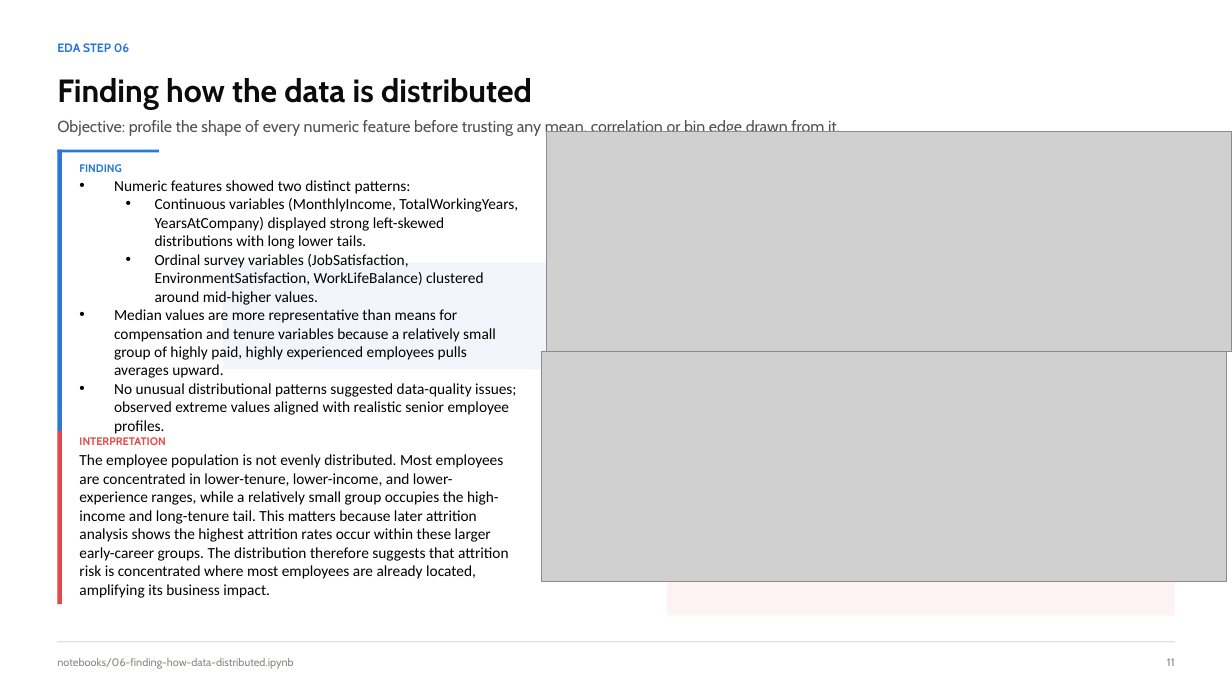
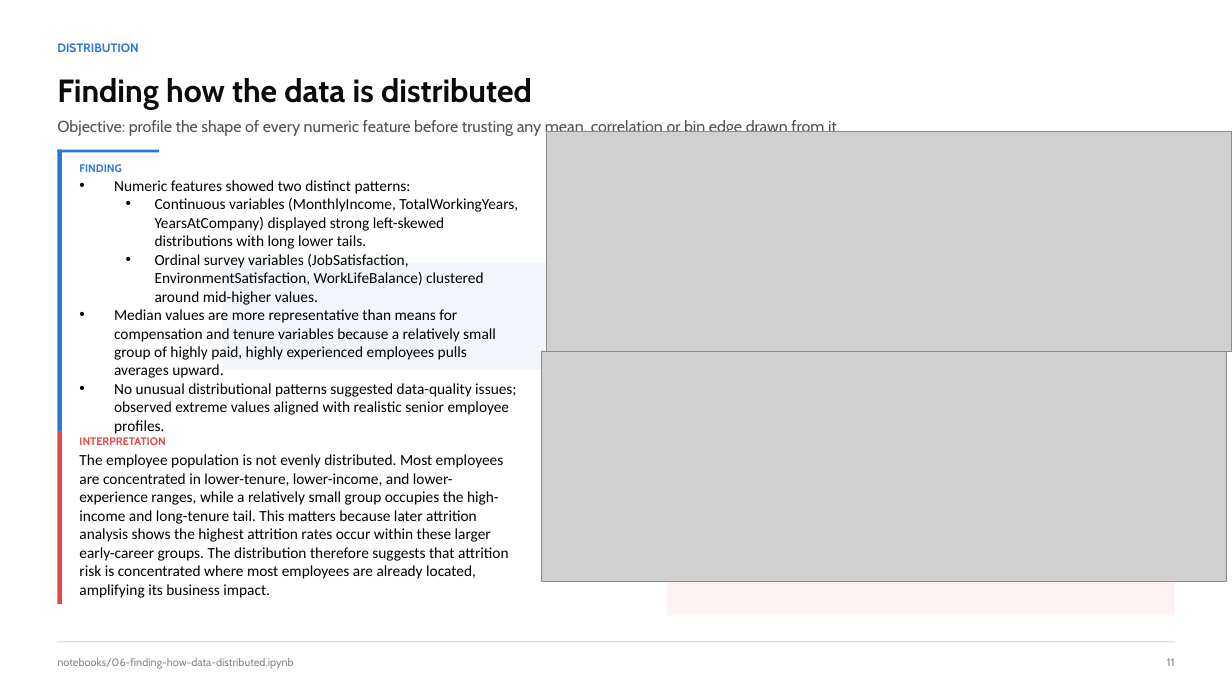
Before and after one commit to NPower-JDA-Cohort-2026/ibm-analytics-attrition-eda, a slide deck: slide 11 of presentation/IBM_Attrition_EDA_Team_Presentation.pptx (slide 12 before the commit). Drawn at 1232x693 pixels with LibreOffice and Linux fonts; fonts in the diff are those of the drawing; grey boxes stand for pictures. Boxes give left, top, right and bottom in pixels: in the first picture for what was removed or moved away, otherwise in the second. Text is boxed around its words. In the diff, an @@ line names an element or a change of style, - is before the commit and + after.

```diff
--- a/presentation/IBM_Attrition_EDA_Team_Presentation.pptx
+++ b/presentation/IBM_Attrition_EDA_Team_Presentation.pptx
@@ text removed at bbox=[57, 43, 129, 52] @@
-EDA STEP 06
@@ text added at bbox=[57, 43, 138, 52], 9.5 pt, text #2A78D6, bold @@
+DISTRIBUTION
```
Also in this commit, not shown: 12 other slides changed.
